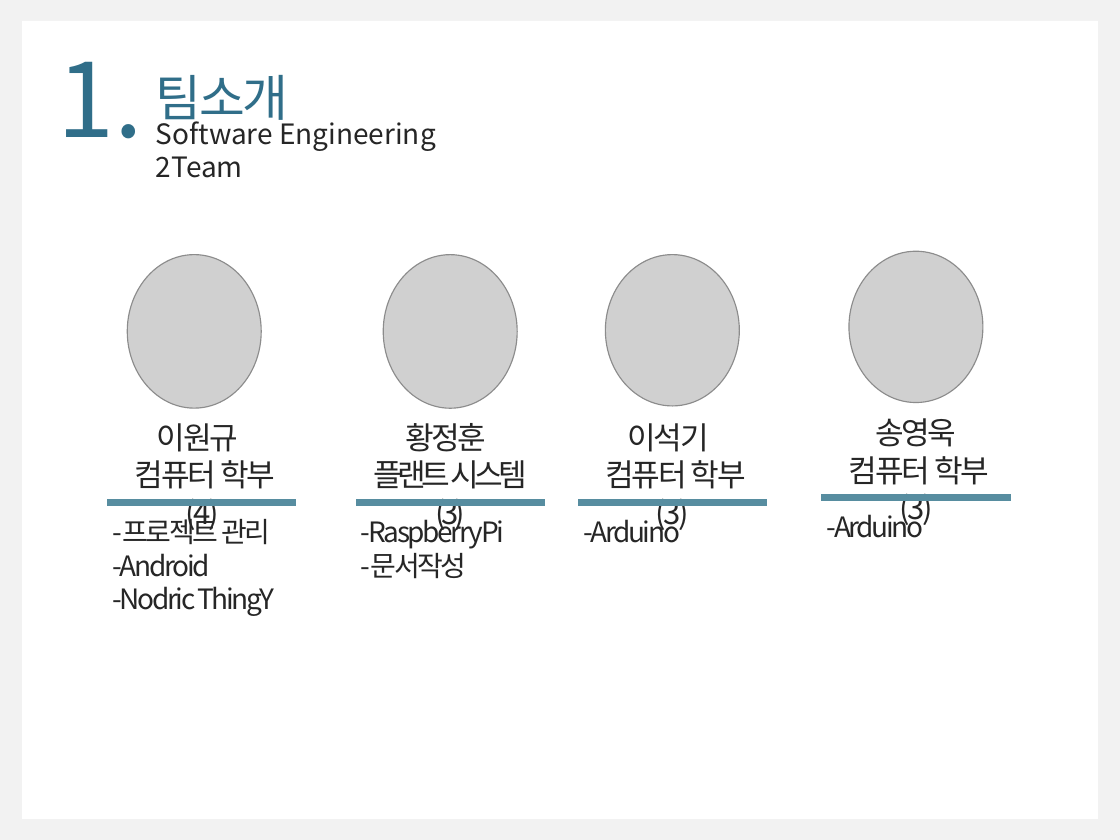
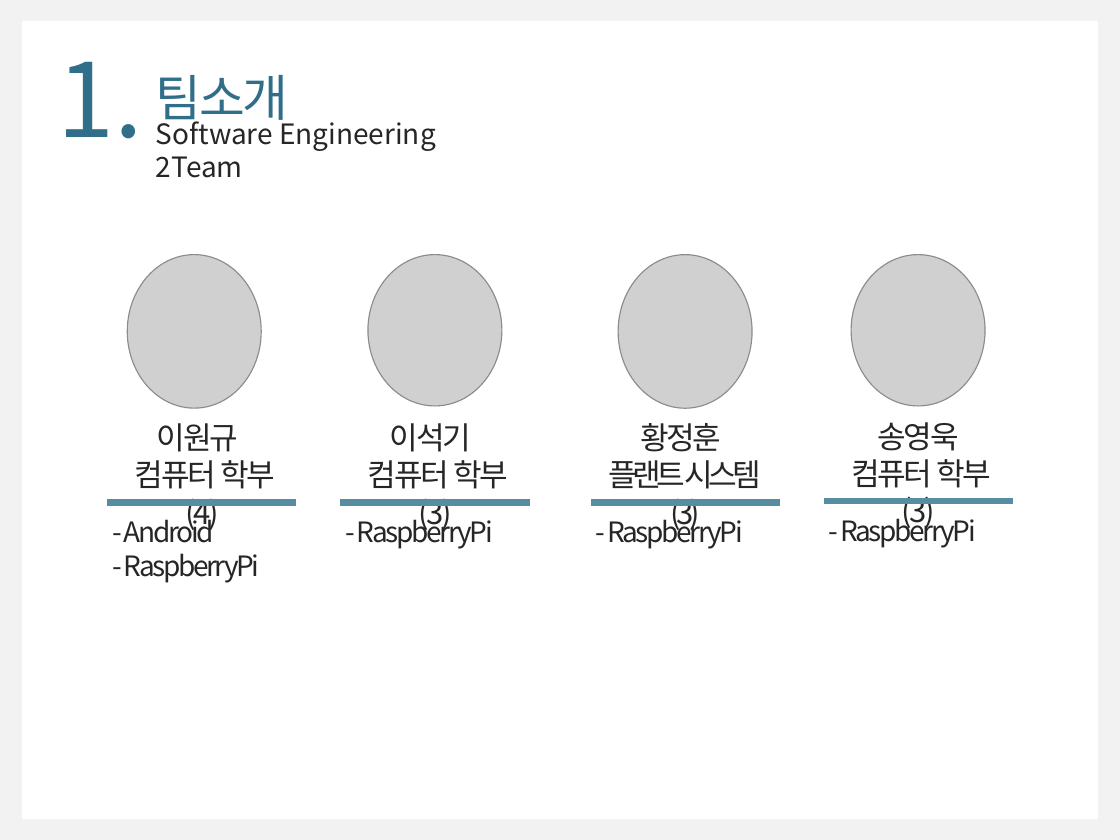
Before and after one commit to WongyuLee/KNU_SoftwareEngineering_2Team, a slide deck: slide 3 of doc/SoftwareEngineering_2Team(최종).pptx. Drawn at 1120x840 pixels with LibreOffice and Linux fonts; fonts in the diff are those of the drawing; grey boxes stand for pictures. Boxes give left, top, right and bottom in pixels: in the first picture for what was removed or moved away, otherwise in the second. Text is boxed around its words. In the diff, an @@ line names an element or a change of style, - is before the commit and + after.

```diff
--- a/doc/SoftwareEngineering_2Team(최종).pptx
+++ b/doc/SoftwareEngineering_2Team(최종).pptx
@@ text "송영욱": place and size @@
-text "송영욱" at (849,418,990,527)
+text "송영욱" at (851,422,992,531)
@@ 1 picture, 1 text, 1 rectangle: place and size @@
-1 picture, 1 text, 1 rectangle at (578,254,766,532)
+1 picture, 1 text, 1 rectangle at (340,254,529,532)
@@ 1 picture, 1 text, 1 rectangle: place and size @@
-1 picture, 1 text, 1 rectangle at (356,254,544,505)
+1 picture, 1 text, 1 rectangle at (591,254,780,505)
@@ text at (124,514,260,583): text changed @@
--프로젝트 관리
--Android
--Nodric ThingY
+- Android
+- RaspberryPi
@@ text at (357,514,493,549): text changed @@
--RaspberryPi
--문서작성
+- RaspberryPi
@@ text removed at (583,514,680,543) @@
--Arduino
@@ text added at (607,514,743,549), 18 pt, text #262626 @@
+- RaspberryPi
@@ text at (840,513,976,548): text changed @@
--Arduino
+- RaspberryPi
```
Also in this commit, not shown: 5 other slides changed, 6 slides added, 5 slides removed, 2 other files.
